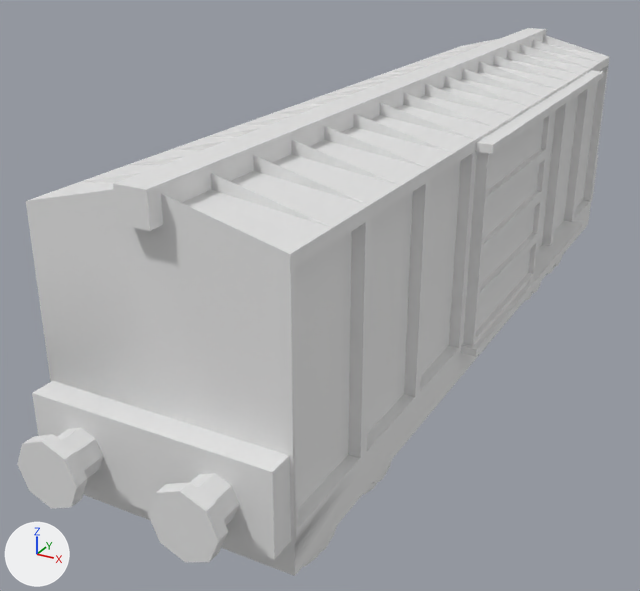
Before and after pictures for a commit that changed the OBJ model assets/hbm/models/boxcar.obj.
Before and after are seen from a camera (50 mm lens) standing at (3.35, -7.94, 4.51) and looking at (-0.63, -0.7, 0.89). Every picture has the same lights, and +X, +Y and +Z are marked at lower left. The first picture is the older version. Where no turn or scale is listed for an object, it has been applied to the vertices.

In view in the first picture: 'Cube_Cube.001'.
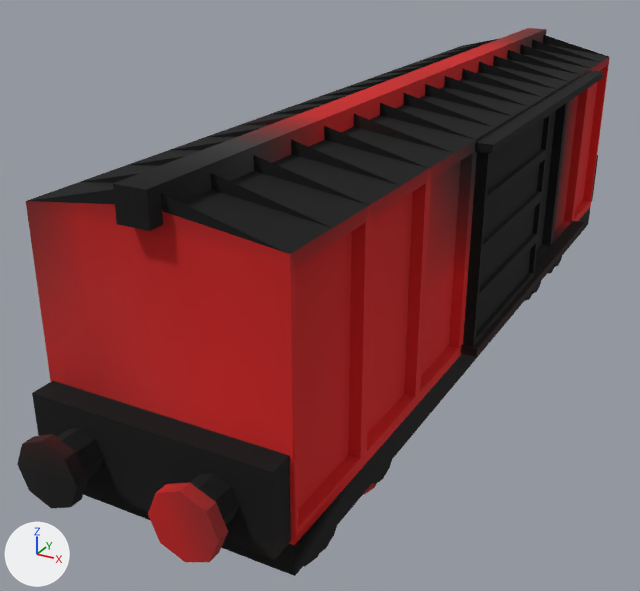
Location of each change, (x1, y1, x2, y2) in pixels of the pictures (640 x 591 px):
'Cube_Cube.001', recoloured (darker)
    both: (17, 28, 610, 576)

Edits to the bpy script that builds the scene:
```text
Add img_boxcar:
    img_boxcar = load_image('boxcar', '../textures/blocks/boxcar.png', 16, 16, 'sRGB')
Add mat_boxcarmtl:
    mat_boxcarmtl = principled_material('BoxcarMTL')
    mat_boxcarmtl.texture = img_boxcar
    mat_boxcarmtl.roughness = 1.0
Change me_cube_cube_001:
    where me_cube_cube_001.from_pydata(...)  # 927 vertices, 1687 faces; spans x -1.0..1.15, y -4.55..4.55, z 0.0..3.03
    add me_cube_cube_001.materials.append(mat_boxcarmtl)  # picture img_boxcar
```
